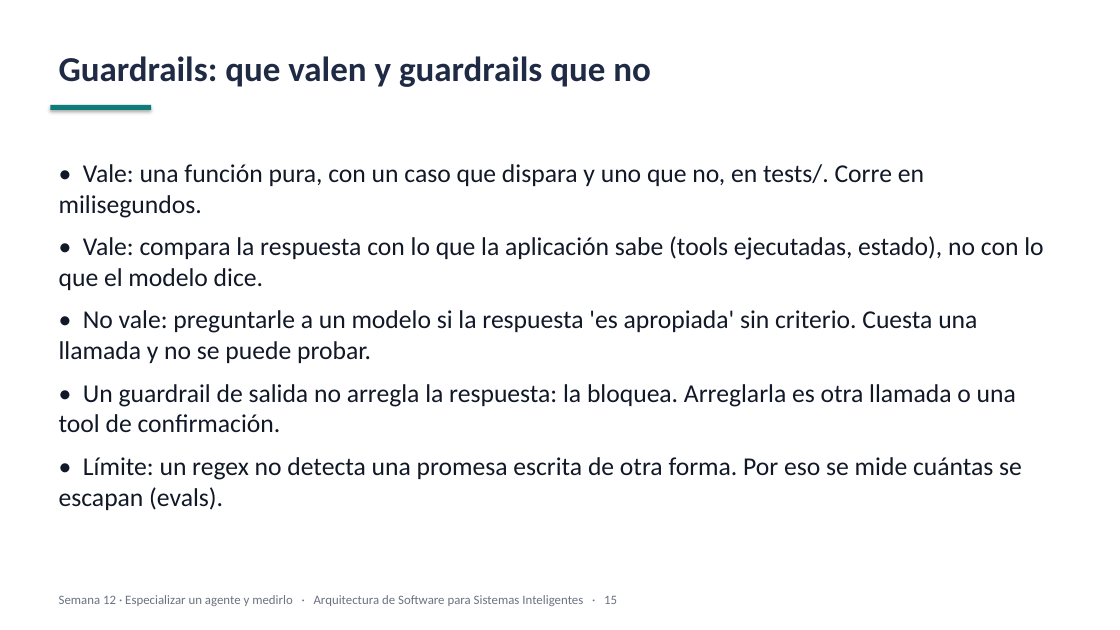
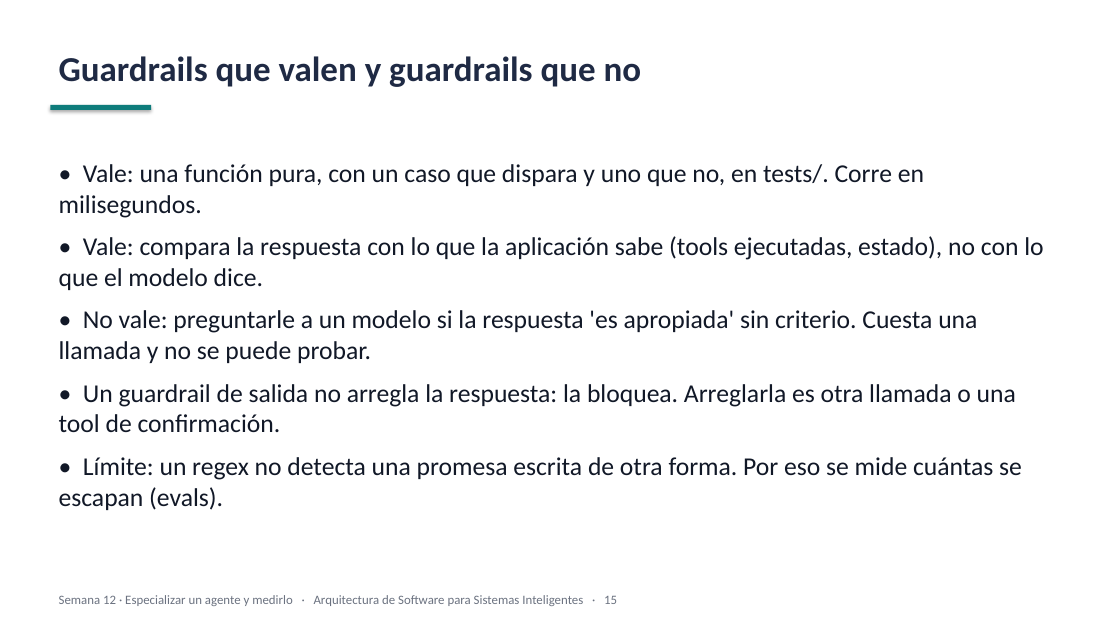
Before and after one commit to JunBarrs24/itm-maestria-llms, a slide deck: slide 15 of week-12/slides/week-12-slides.pptx (slide 14 before the commit). Drawn at 1120x630 pixels with LibreOffice and Linux fonts; fonts in the diff are those of the drawing. Boxes give left, top, right and bottom in pixels: in the first picture for what was removed or moved away, otherwise in the second. Text is boxed around its words. In the diff, an @@ line names an element or a change of style, - is before the commit and + after.

```diff
--- a/week-12/slides/week-12-slides.pptx
+++ b/week-12/slides/week-12-slides.pptx
@@ text at (59,56,642,87): text changed @@
-Guardrails: que valen y guardrails que no
+Guardrails que valen y guardrails que no
```
Also in this commit, not shown: 1 slide added, 41 other files.
